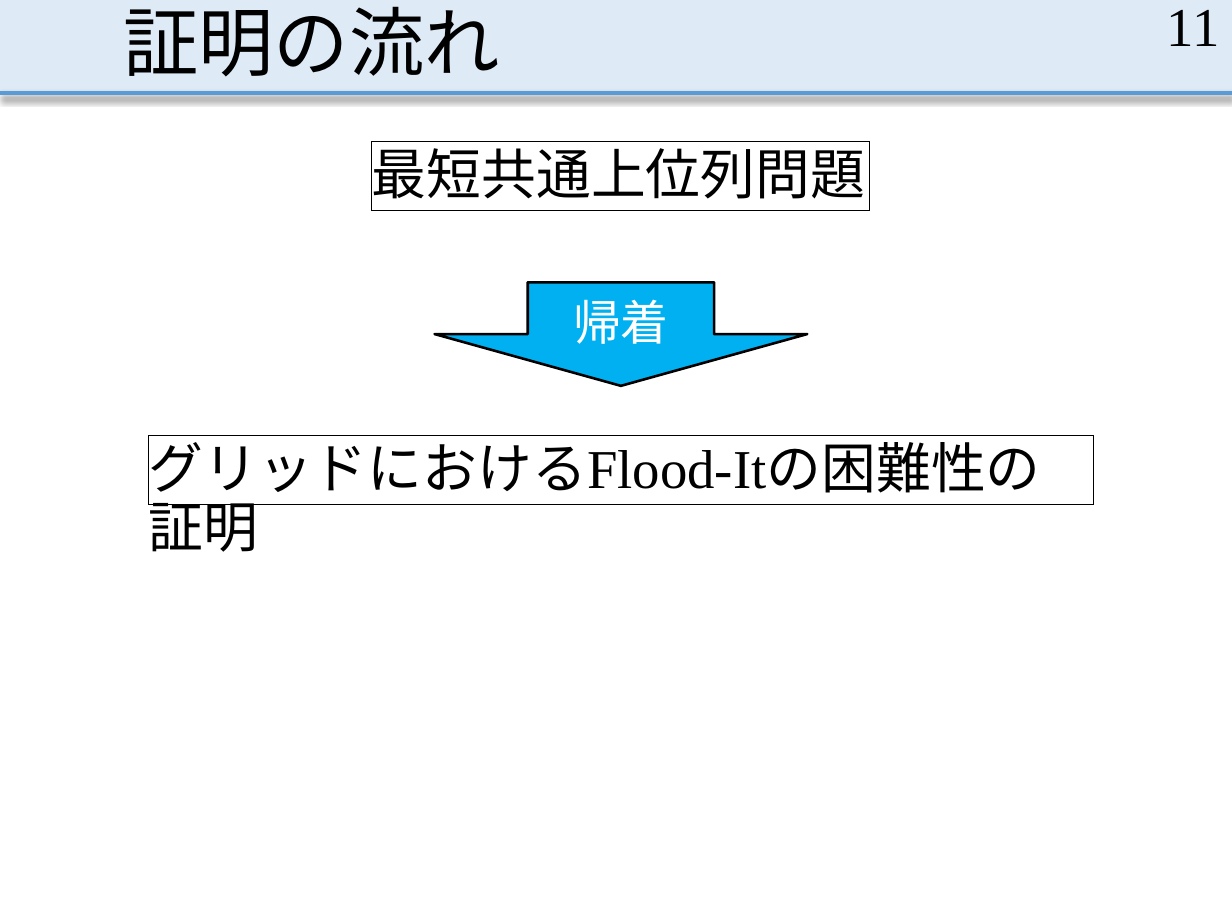
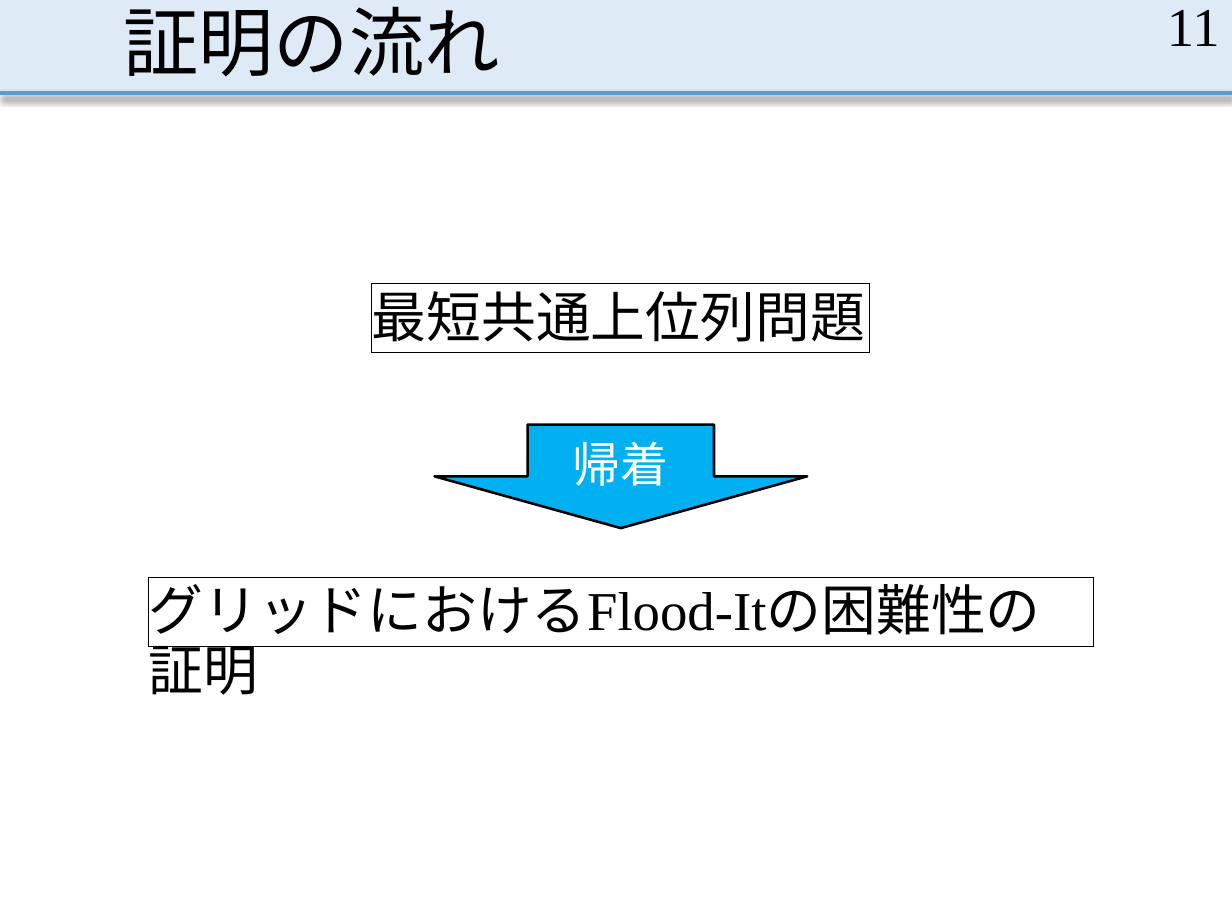
Before and after one commit to MasayaOda/SR, a slide deck: slide 11 of 190513oda.pptx. Drawn at 1232x924 pixels with LibreOffice and Linux fonts; fonts in the diff are those of the drawing. Boxes give left, top, right and bottom in pixels: in the first picture for what was removed or moved away, otherwise in the second. Text is boxed around its words. In the diff, an @@ line names an element or a change of style, - is before the commit and + after.

```diff
--- a/190513oda.pptx
+++ b/190513oda.pptx
@@ text "最短共通上位列問題": place and size @@
-text "最短共通上位列問題" at [372, 142, 870, 211]
+text "最短共通上位列問題" at [372, 283, 870, 352]
@@ down arrow "帰着": place and size @@
-down arrow "帰着" at [435, 282, 808, 386]
+down arrow "帰着" at [435, 425, 808, 529]
@@ rectangle "グリッドにおけるFlood-Itの困難性の証明": place and size @@
-rectangle "グリッドにおけるFlood-Itの困難性の証明" at [149, 435, 1094, 504]
+rectangle "グリッドにおけるFlood-Itの困難性の証明" at [149, 578, 1094, 647]
```
Also in this commit, not shown: 6 other slides changed, 2 other files.
